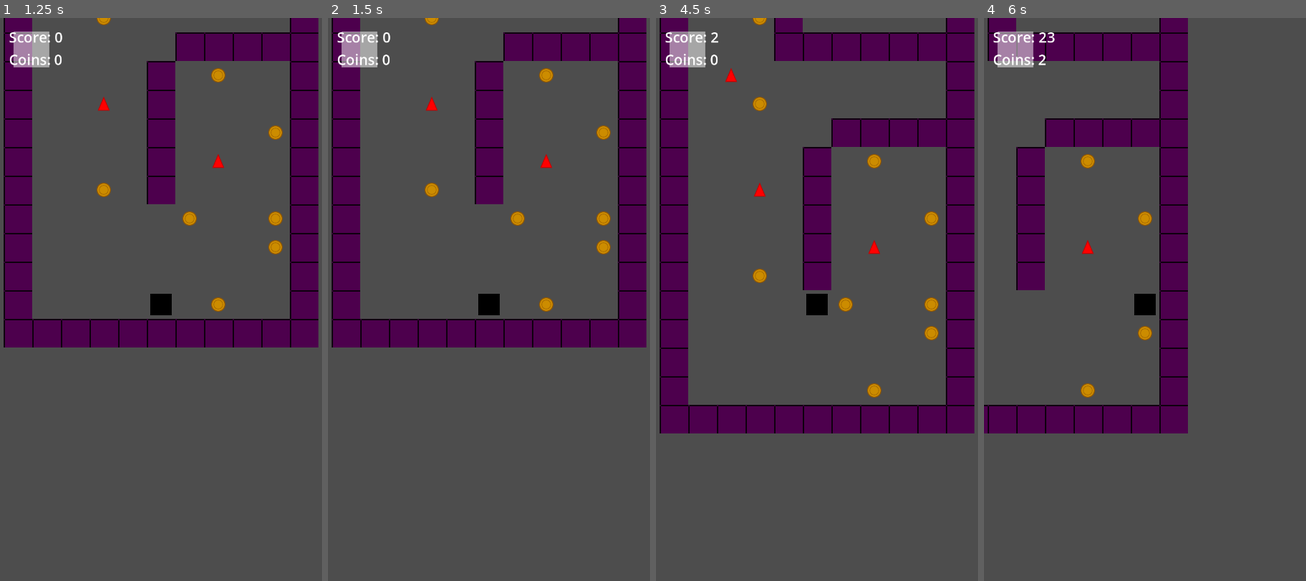
Above: before the commit, frames 1-4 (left to right).
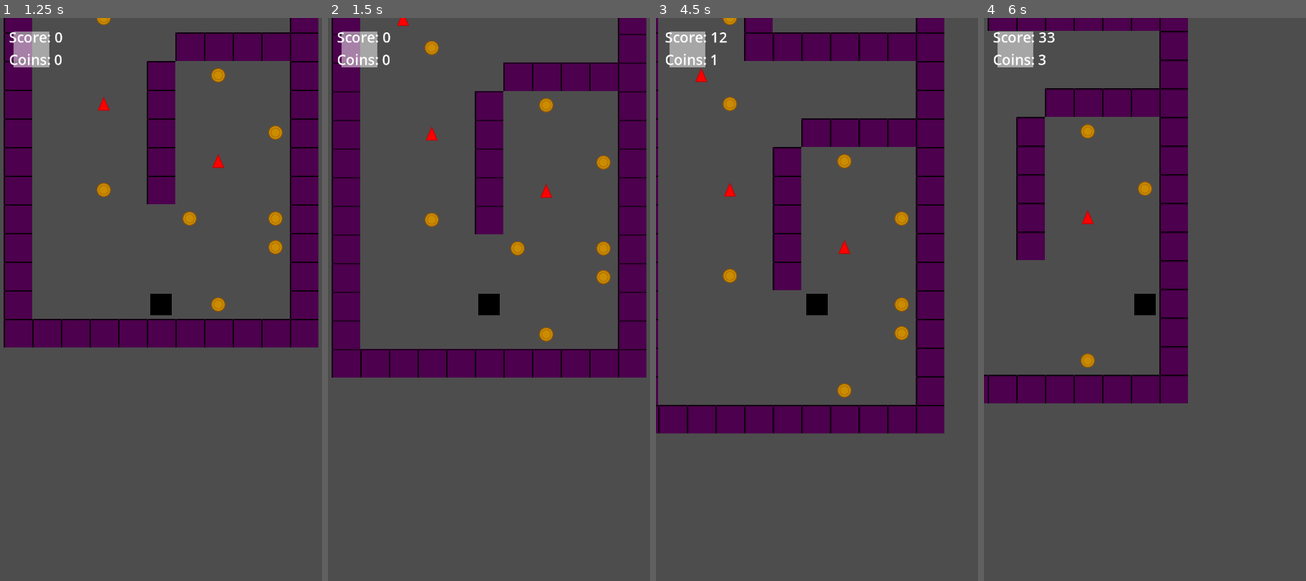
Above: after the commit, the same moments.

Repository: rubiconRiver/tomb-of-the-mask-clone
Game: Godot game, scene res://scenes/main.tscn
Same seed, same stepped clock (60 frames per second), same inputs: the game is played once before the commit and once after it.
Inputs (mouse positions are in pixels of both pictures, inside the frame that each line leads up to):
- Up to frame 1 (1.25 s): tap Enter at 0.5 s; move the mouse to (231, 276) at 0.52 s; click (231, 276) at 0.67 s
- Up to frame 2 (1.5 s): tap Space at 1.25 s; drag from (424, 333) to (546, 74) at 1.27 s
- Up to frame 3 (4.5 s): move the mouse to (849, 175) at 2.02 s; click (849, 175) at 2.17 s; tap Enter at 2.75, 4.25 s; drag from (800, 417) to (759, 102) at 2.77 s; tap Space at 3.5 s; move the mouse to (913, 389) at 3.52 s; click (913, 389) at 3.67 s; drag from (720, 220) to (874, 158) at 4.27 s
- Up to frame 4 (6 s): move the mouse to (1161, 305) at 5.02 s; click (1161, 305) at 5.17 s; tap Space at 5.75 s; drag from (1096, 158) to (1080, 333) at 5.77 s

Frame 1 is identical in both runs. In frame 2, 16% of the frame differs, in the area x 1-99%, y 0-64%; in frame 3, 27%, in the area x 0-99%, y 0-74%; in frame 4, 15%.

Commit message:
Remove beat-based movement restrictions
- Players can now move freely at any time
- Removed queuing system and can_move_on_beat flag
- Movement is now directly triggered by swipes
- Beat timer and audio remain for future scoring system

🤖 Generated with [Claude Code](https://claude.ai/code)

Co-Authored-By: Claude <noreply@anthropic.com>

Diff:
--- a/project.godot
+++ b/project.godot
@@ -23,10 +23,6 @@
 window/size/mode=2
 window/stretch/mode="viewport"
 window/handheld/orientation=1
-
-[gui]
-
-; theme/custom="res://assets/theme/default_theme.tres"
 
 [input]
 
--- a/scripts/GameManager.gd
+++ b/scripts/GameManager.gd
@@ -18,8 +18,6 @@
 
 var beat_timer = 0.0
 var beat_interval = 0.5
-var queued_direction = null
-var can_move_on_beat = false
 
 @onready var ui_layer = $UILayer
 @onready var score_label = $UILayer/ScoreLabel
@@ -115,10 +113,6 @@
 	# Play the beat sound
 	play_beat_sound()
 
-	if queued_direction and player and not player.is_moving:
-		player.move(queued_direction)
-		queued_direction = null
-
 func play_beat_sound():
 	if not beat_audio or not beat_audio.stream:
 		return
@@ -141,8 +135,8 @@
 			playback.push_frame(Vector2(sample, sample) * 0.5)
 
 func _on_swipe_detected(direction: Vector2):
-	if not is_game_over and player:
-		queued_direction = direction
+	if not is_game_over and player and not player.is_moving:
+		player.move(direction)
 
 func _on_player_died():
 	is_game_over = true
Not shown, added: scripts/ui/BeatIndicator.gd.uid
